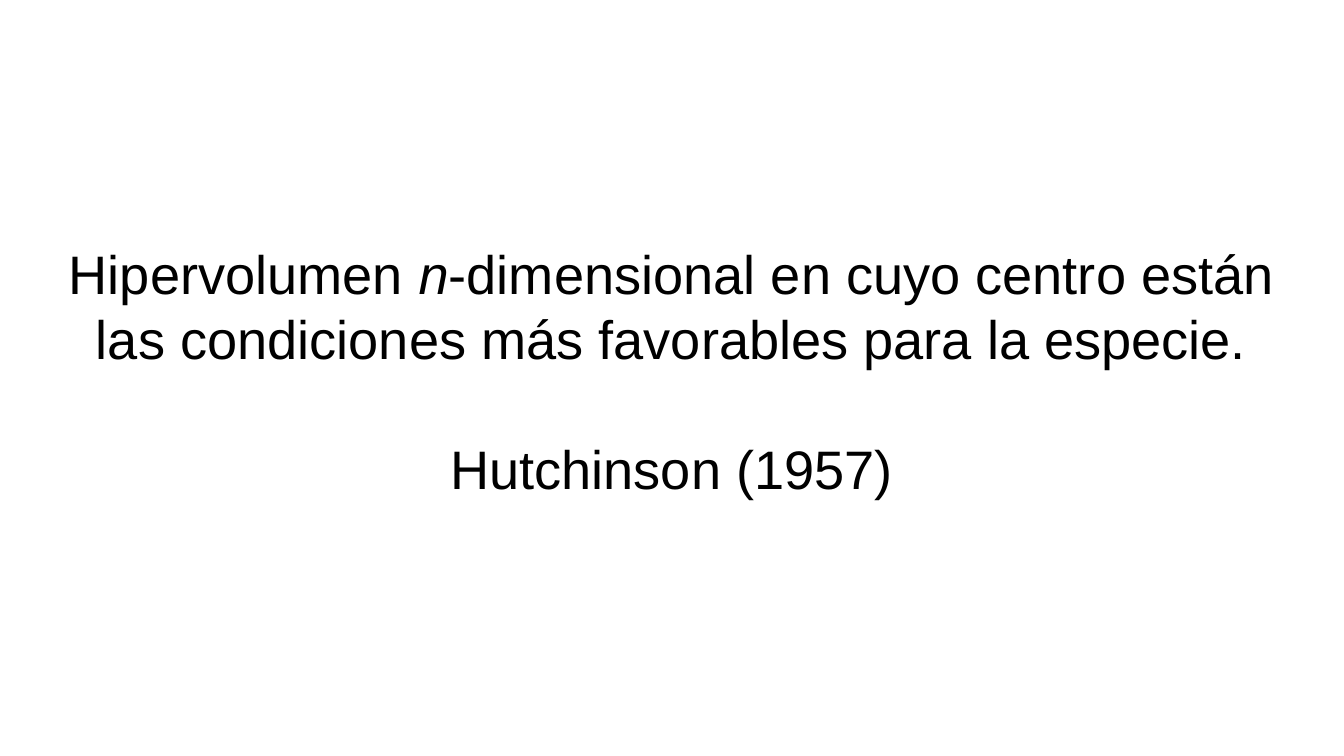
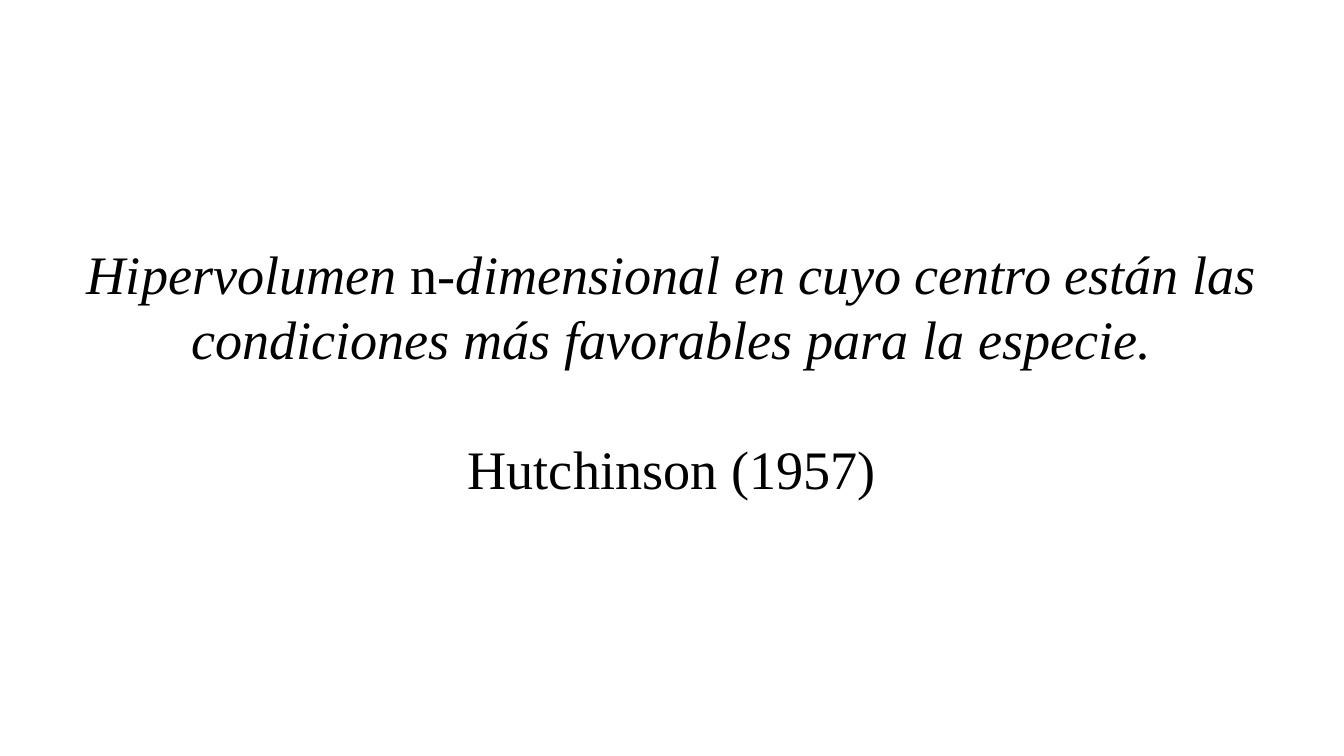
Before and after one commit to gerardommc/Ecologia-Teorica-II, a slide deck: slide 2 of Nicho/Caso-correlativo.odp. Drawn at 1344x756 pixels with LibreOffice and Linux fonts; fonts in the diff are those of the drawing. Boxes give left, top, right and bottom in pixels: in the first picture for what was removed or moved away, otherwise in the second. Text is boxed around its words. In the diff, an @@ line names an element or a change of style, - is before the commit and + after.

```diff
--- a/Nicho/Caso-correlativo.odp
+++ b/Nicho/Caso-correlativo.odp
@@ subtitle "Hipervolumen n-dimensional en cuyo centro ..." at (87,256,1256,500): font Arial to Times New Roman; italic on in "Hipervolumen n-dimensional en cuyo centro están las ..."; italic off in "n-dimensional" @@
```
Also in this commit, not shown: 3 other slides changed, 6 other files.
